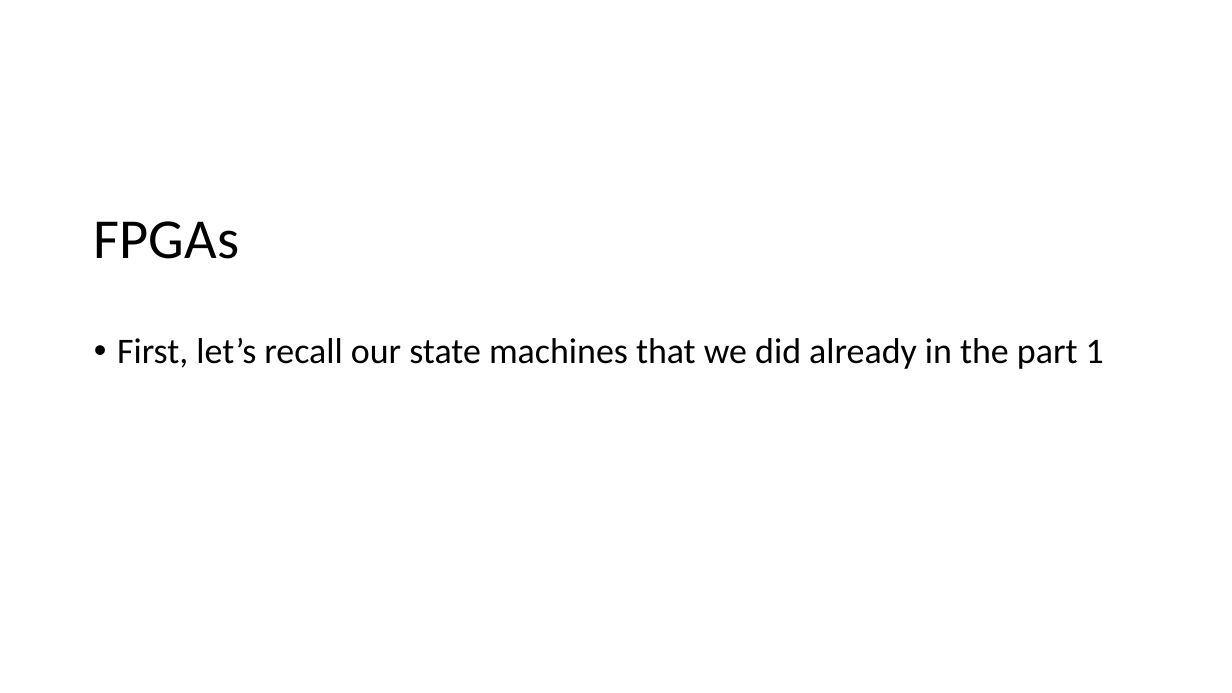
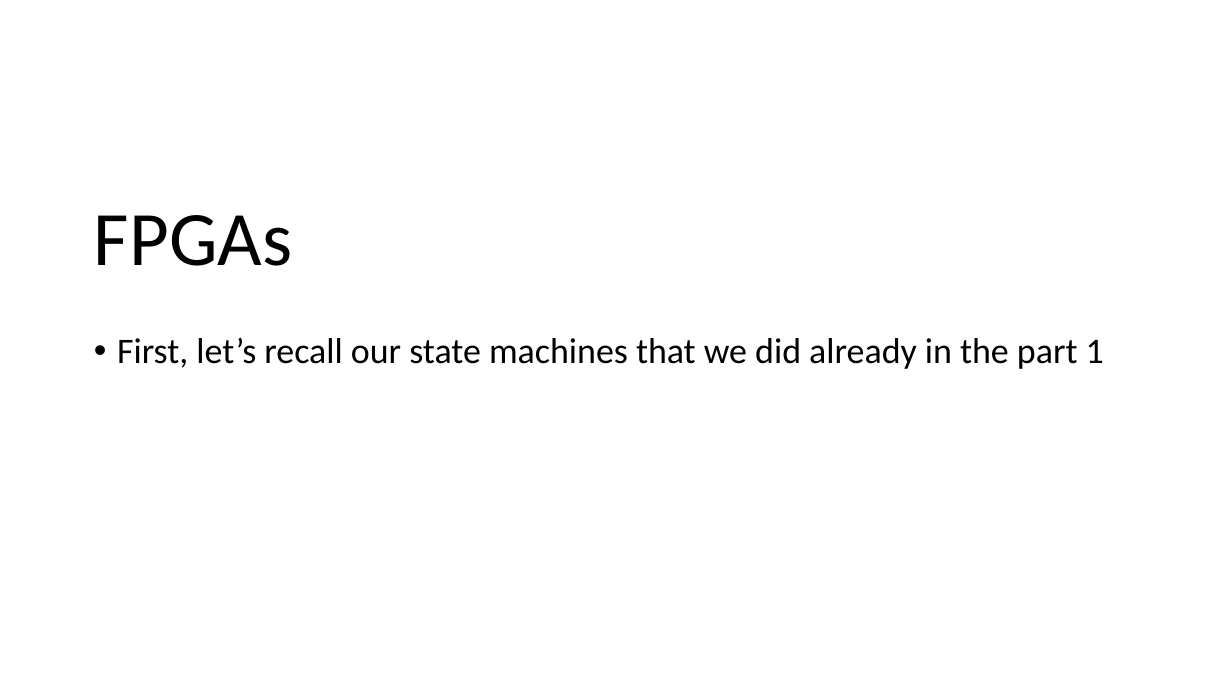
Before and after one commit to quarck/vhdl_intro, a slide deck: slide 48 of part2.pptx. Drawn at 1232x693 pixels with LibreOffice and Linux fonts; fonts in the diff are those of the drawing. Boxes give left, top, right and bottom in pixels: in the first picture for what was removed or moved away, otherwise in the second. Text is boxed around its words. In the diff, an @@ line names an element or a change of style, - is before the commit and + after.

```diff
--- a/part2.pptx
+++ b/part2.pptx
@@ title "FPGAs" at [94, 215, 292, 266]: size 44 to 60 pt @@
```
Also in this commit, not shown: 7 other slides changed, 1 slide added.
